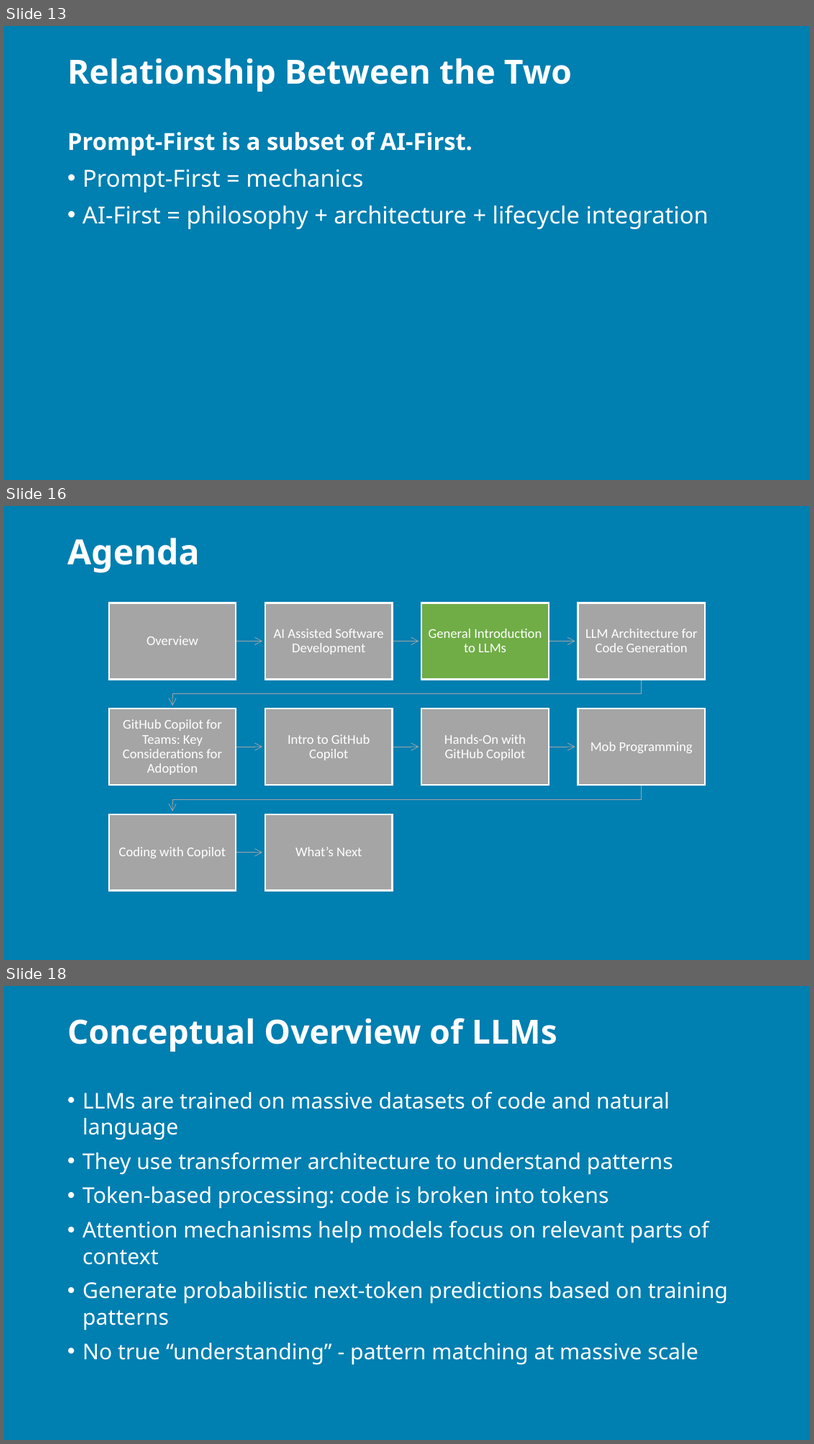
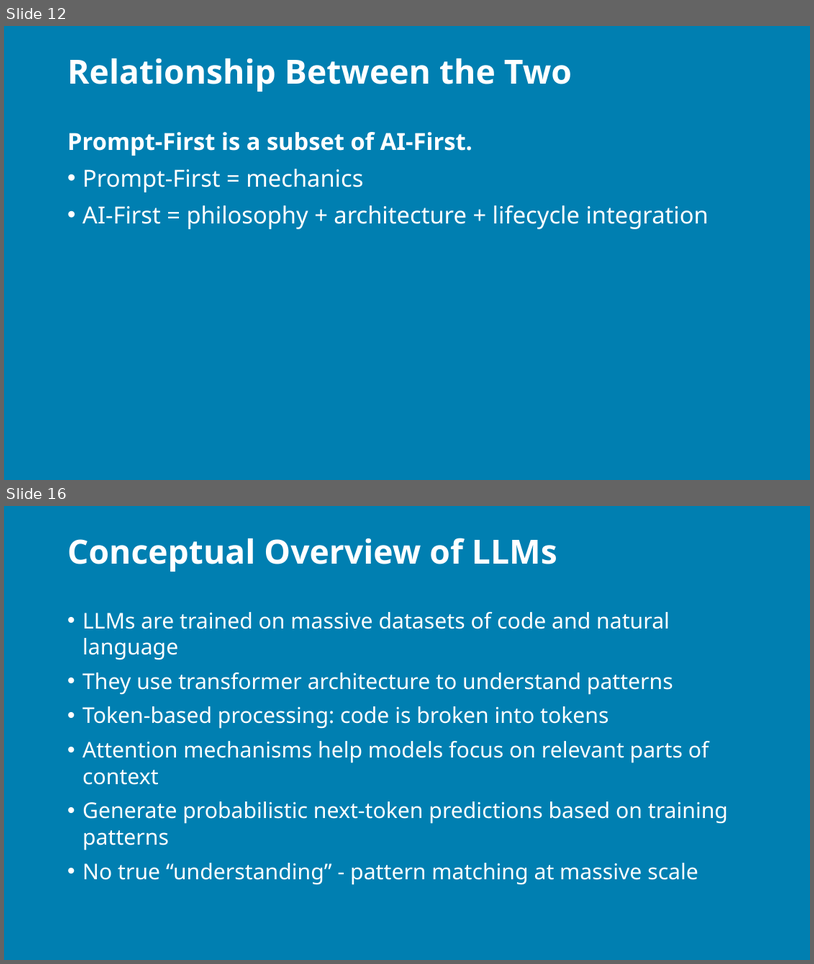
Before and after one commit to j0hnnymiller/AI-Assisted-Software-Development, a slide deck: Slides/AIASD-v2-day-1.pptx. Shown one above the other, each under a label of ours: slides 13, 16 and 18 before the commit, slides 12 and 16 after it; the slides between them are not shown. The pictures are 814x1444 and 814x964 pixels, drawn with LibreOffice and Linux fonts; fonts in the diff are those of the drawing; background and template pictures are left out. Boxes give left, top, right and bottom in pixels: in the first picture for what was removed or moved away, otherwise in the second. Text is boxed around its words. In the diff, an @@ line names an element or a change of style, - is before the commit and + after.

```diff
--- a/Slides/AIASD-v2-day-1.pptx
+++ b/Slides/AIASD-v2-day-1.pptx
@@ slide 16 removed at (4,506,810,960), background picture (left out) @@
@@ title removed at (67,538,200,573) @@
-Agenda
@@ group removed at (109,602,705,890): 10 rectangles, 10 texts, 9 freeform shapes @@
-Overview
-AI Assisted Software Development
-General Introduction to LLMs
-LLM Architecture for Code Generation
-GitHub Copilot for Teams: Key Considerations for Adoption
-Intro to GitHub Copilot
-Hands-On with GitHub Copilot
-Mob Programming
-Coding with Copilot
-What’s Next
@@ what was slide 13 is now slide 12 @@
@@ what was slide 18 is now slide 16 @@
```
Also in this commit, not shown: 13 slides changed, 1 other slide removed, 1 other file.
